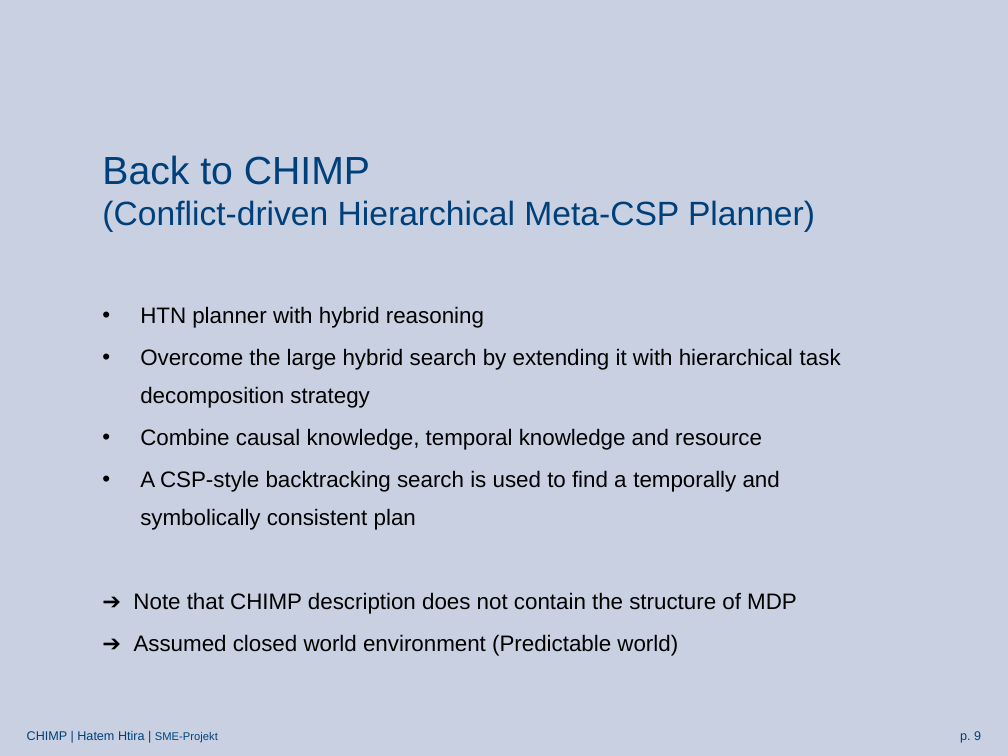
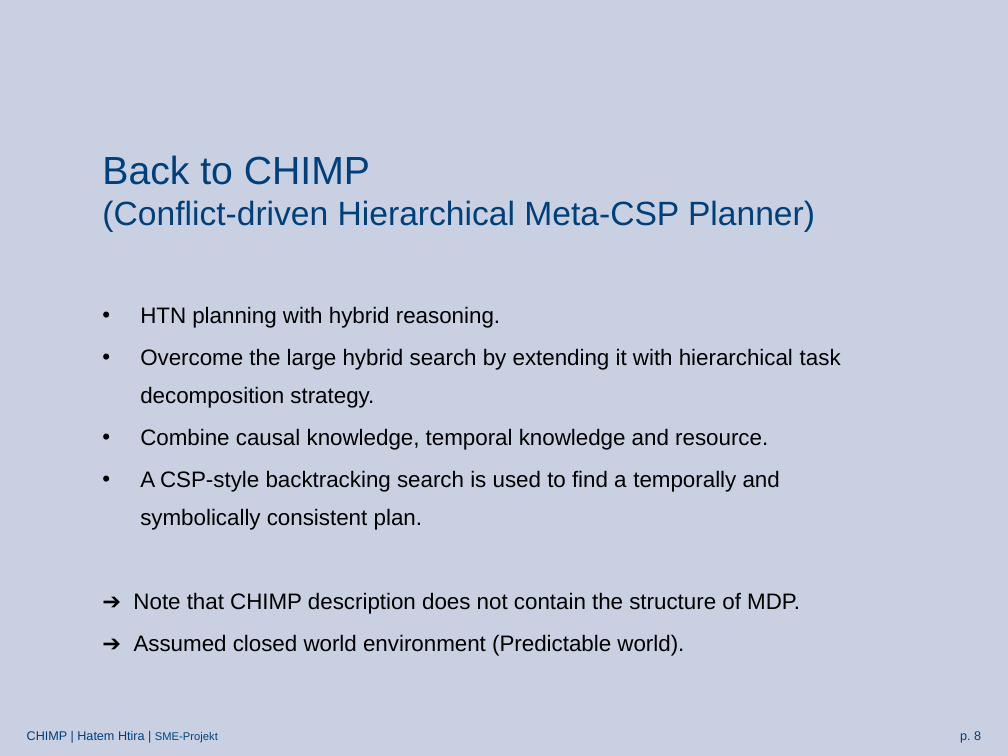
Before and after one commit to htiraHatem/CHIMP_MDP, a slide deck: slide 8 of HTN2MDP presentation.pptx (slide 9 before the commit). Drawn at 1008x756 pixels with LibreOffice and Linux fonts; fonts in the diff are those of the drawing; background and template pictures are left out. Boxes give left, top, right and bottom in pixels: in the first picture for what was removed or moved away, otherwise in the second. Text is boxed around its words. In the diff, an @@ line names an element or a change of style, - is before the commit and + after.

```diff
--- a/HTN2MDP presentation.pptx
+++ b/HTN2MDP presentation.pptx
@@ text at bbox=[133, 306, 841, 656]: text changed @@
-• HTN planner with hybrid reasoning
-• Overcome the large hybrid search by extending it with hierarchical task decomposition strategy
-• Combine causal knowledge, temporal knowledge and resource
-• A CSP-style backtracking search is used to find a temporally and symbolically consistent plan
-➔ Note that CHIMP description does not contain the structure of MDP
-➔ Assumed closed world environment (Predictable world)
+• HTN planning with hybrid reasoning.
+• Overcome the large hybrid search by extending it with hierarchical task decomposition strategy.
+• Combine causal knowledge, temporal knowledge and resource.
+• A CSP-style backtracking search is used to find a temporally and symbolically consistent plan.
+➔ Note that CHIMP description does not contain the structure of MDP.
+➔ Assumed closed world environment (Predictable world).
```
Also in this commit, not shown: 14 other slides changed, 1 slide removed.
